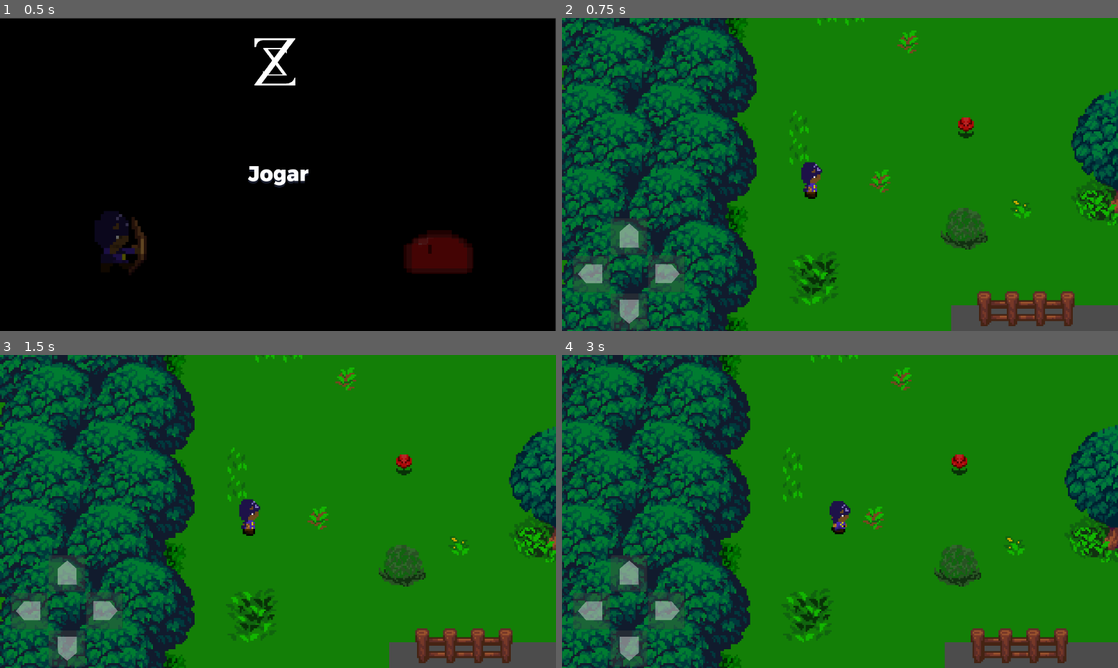
Above: before the commit, frames 1-4 (two rows, left to right).
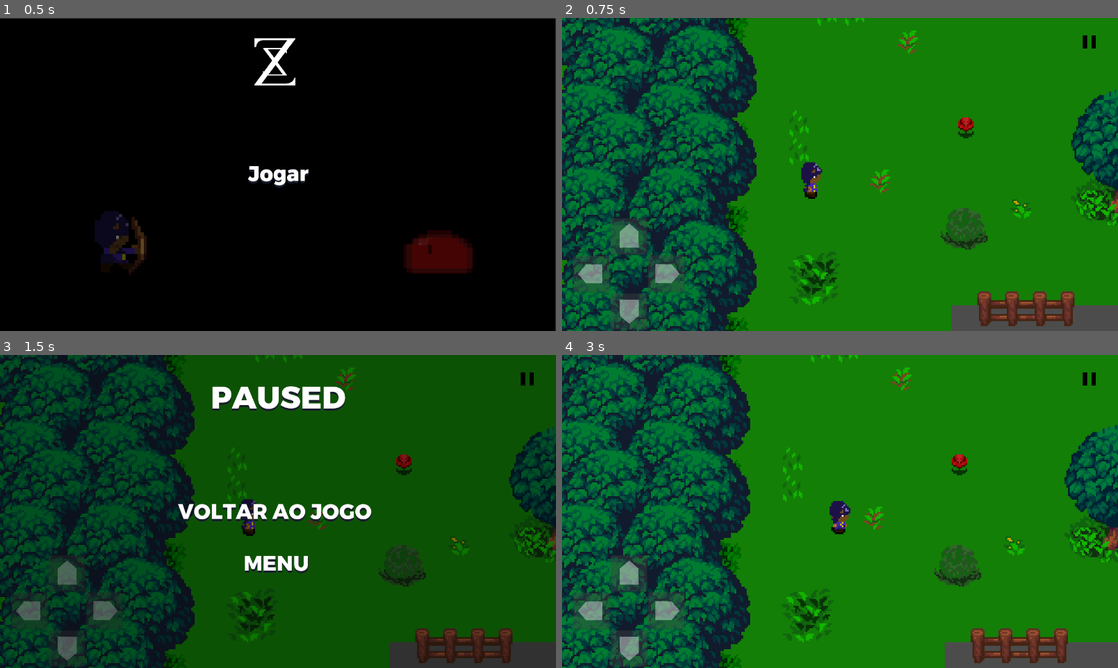
Above: after the commit, the same moments.

Repository: SynT8735/Blackout
Game: Godot game, scene res://Scenes/Menu/Menu.tscn
Same seed, same stepped clock (60 frames per second), same inputs: the game is played once before the commit and once after it.
Inputs (mouse positions are in pixels of both pictures, inside the frame that each line leads up to):
- Up to frame 1 (0.5 s): no input
- Up to frame 2 (0.75 s): click "Jogar" at 0.5 s
- Up to frame 3 (1.5 s): click (528, 380) at 1.27 s
- Up to frame 4 (3 s): click (840, 511) at 2 s, where only the run after the commit has a clickable "Voltar ao jogo"; tap Enter at 2.75 s; hold Right (ui_right) from 2.78 s (still down)

Frame 1 is identical in both runs. In frame 2, less than 0.1% of the frame differs, in the area x 93-96%, y 5-10%; in frame 3, 83%, in the area x 0-100%, y 0-100%; in frame 4, less than 0.1%.

Commit message:
Blackout_V2_0
Pause Button
UI Fixed

Diff:
--- a/Blackout/Organizado/Scenes/World.tscn
+++ b/Blackout/Organizado/Scenes/World.tscn
@@ -9,7 +9,8 @@
 [ext_resource path="res://assets/font/Montserrat-ExtraBold.otf" type="DynamicFontData" id=7]
 [ext_resource path="res://Scenes/Menu/Buttons/voltaraoJogo.tscn" type="PackedScene" id=8]
 [ext_resource path="res://Scenes/Menu/Buttons/voltaraoMenu.tscn" type="PackedScene" id=9]
-[ext_resource path="res://Scenes/player.tscn" type="PackedScene" id=10]
+[ext_resource path="res://assets/HUD/pause.png" type="Texture" id=10]
+[ext_resource path="res://Scenes/player.tscn" type="PackedScene" id=11]
 
 [sub_resource type="DynamicFont" id=1]
 size = 72
@@ -18,6 +19,10 @@
 [sub_resource type="StyleBoxEmpty" id=2]
 
 [sub_resource type="StyleBoxEmpty" id=3]
+
+[sub_resource type="StyleBoxEmpty" id=4]
+
+[sub_resource type="StyleBoxEmpty" id=5]
 
 [node name="World" type="Node"]
 __meta__ = {
@@ -29,6 +34,7 @@
 position = Vector2( 1, -2 )
 
 [node name="HUD" type="CanvasLayer" parent="."]
+editor/display_folded = true
 
 [node name="Gamepad" type="Node2D" parent="HUD"]
 
@@ -61,6 +67,7 @@
 
 [node name="Pause" type="Control" parent="PauseMenu"]
 pause_mode = 2
+editor/display_folded = true
 visible = false
 anchor_right = 1.0
 anchor_bottom = 1.0
@@ -102,7 +109,19 @@
 margin_bottom = 509.279
 custom_styles/focus = SubResource( 3 )
 
-[node name="Player" parent="." instance=ExtResource( 10 )]
+[node name="Button" type="Button" parent="PauseMenu"]
+pause_mode = 2
+margin_left = 1178.57
+margin_top = 26.6423
+margin_right = 1206.57
+margin_bottom = 48.6423
+rect_scale = Vector2( 2.5, 2.5 )
+custom_styles/pressed = SubResource( 4 )
+custom_styles/focus = SubResource( 5 )
+icon = ExtResource( 10 )
+flat = true
+
+[node name="Player" parent="." instance=ExtResource( 11 )]
 position = Vector2( 144.649, 242.714 )
 
 [node name="Camera2D2" type="Camera2D" parent="Player"]
@@ -113,5 +132,14 @@
 limit_right = 2500
 limit_bottom = 720
 editor_draw_limits = true
+[connection signal="pressed" from="HUD/Gamepad/left" to="Player" method="_on_left_pressed"]
+[connection signal="released" from="HUD/Gamepad/left" to="Player" method="_on_left_released"]
+[connection signal="pressed" from="HUD/Gamepad/right" to="Player" method="_on_right_pressed"]
+[connection signal="released" from="HUD/Gamepad/right" to="Player" method="_on_right_released"]
+[connection signal="pressed" from="HUD/Gamepad/down" to="Player" method="_on_down_pressed"]
+[connection signal="released" from="HUD/Gamepad/down" to="Player" method="_on_down_released"]
+[connection signal="pressed" from="HUD/Gamepad/up" to="Player" method="_on_up_pressed"]
+[connection signal="released" from="HUD/Gamepad/up" to="Player" method="_on_up_released"]
 [connection signal="pressed" from="PauseMenu/Pause/voltarJogo" to="PauseMenu/Pause" method="_on_Button_pressed"]
 [connection signal="pressed" from="PauseMenu/Pause/voltarMenu" to="PauseMenu/Pause" method="_on_voltarMenu_pressed"]
+[connection signal="pressed" from="PauseMenu/Button" to="PauseMenu/Pause" method="_on_Button_pressed"]
--- a/Blackout/Organizado/assets/scripts/KinematicBody2D.gd
+++ b/Blackout/Organizado/assets/scripts/KinematicBody2D.gd
@@ -68,26 +68,26 @@
 
 func _on_left_released():
 	touch_left = false
-	$Sprite.flip_h = true
-	$Sprite.play("Idle")
+	$AnimatedSprite.flip_h = true
+	$AnimatedSprite.play("Idle")
 	velocity.x = 0
 	is_walking = false
 
 func _on_right_released():
 	touch_right = false
-	$Sprite.play("Idle")
+	$AnimatedSprite.play("Idle")
 	velocity.x = 0
 	is_walking = false
 
 func _on_down_released():
 	touch_down = false
-	$Sprite.play("Idle_Front")
+	$AnimatedSprite.play("Idle_Front")
 	velocity.y = 0
 	is_walking = false
 
 func _on_up_released():
 	touch_up = false
-	$Sprite.play("Idle_Back")
+	$AnimatedSprite.play("Idle_Back")
 	velocity.y = 0
 	is_walking = false
 
--- a/Blackout/Organizado/tileset/Scene.tres
+++ b/Blackout/Organizado/tileset/Scene.tres
@@ -184,55 +184,55 @@
 [sub_resource type="ConvexPolygonShape2D" id=54]
 points = PoolVector2Array( 16, 16, 0, 16, 0, 0, 16, 0 )
 
+[sub_resource type="ConvexPolygonShape2D" id=55]
+points = PoolVector2Array( 0, 32, 0, 0, 32, 0, 32, 22.5862, 21.3509, 22.7208, 21.6201, 32 )
+
+[sub_resource type="ConvexPolygonShape2D" id=56]
+points = PoolVector2Array( 0, 0, 32, 0, 32, 32, 8.59692, 32, 8.73157, 22.5862, 0, 22.7208 )
+
+[sub_resource type="ConvexPolygonShape2D" id=57]
+points = PoolVector2Array( 8.32776, 0.141987, 32, 0.41116, 32, 32, 0, 32, 0, 9.29396, 8.59692, 9.29396 )
+
+[sub_resource type="ConvexPolygonShape2D" id=58]
+points = PoolVector2Array( 22.293, 8.75562, 32, 9.15938, 32, 32, 0, 32, 0, 0, 22.293, 0 )
+
+[sub_resource type="ConvexPolygonShape2D" id=59]
+points = PoolVector2Array( 7.64001, 10.5493, 14.617, 8.59573, 18.8033, 8.03757, 21.5941, 9.99115, 22.9895, 11.1075, 24.664, 15.2937, 25.7803, 18.0845, 25.7803, 20.0381, 25.7803, 22.2707, 22.1523, 24.2243, 19.6405, 25.3406, 16.5706, 26.1779, 16.0125, 26.4569, 16.0125, 26.4569, 13.7798, 25.8988, 12.1053, 25.3406, 7.36093, 23.108, 7.36093, 23.108, 7.08185, 22.8289, 4.5701, 19.4799, 4.5701, 19.2008, 5.12827, 16.41 )
+
+[sub_resource type="ConvexPolygonShape2D" id=60]
+points = PoolVector2Array( 37.5382, 0, 38.0034, 6.86415, 41.2593, 10.3527, 47.3061, 10.3527, 47.7712, 40.8191, 13.1186, 40.3539, 8.23469, 36.1677, 7.76954, 0 )
+
+[sub_resource type="ConvexPolygonShape2D" id=61]
+points = PoolVector2Array( 0, 9.88754, 5.86401, 9.88754, 11.2131, 7.32928, 9.81769, 0, 40.9818, 0, 39.5864, 32.9118, 35.6327, 41.0516, 0, 41.9819 )
+
+[sub_resource type="ConvexPolygonShape2D" id=62]
+points = PoolVector2Array( 0, 7.32928, 16, 7.09671, 16, 41.7493, 0, 42.4471, 0, 21.0508 )
+
+[sub_resource type="ConvexPolygonShape2D" id=63]
+points = PoolVector2Array( 0, 5.23618, 16, 5.70131, 16, 40.8191, 0, 41.0516 )
+
+[sub_resource type="ConvexPolygonShape2D" id=64]
+points = PoolVector2Array( 0, 6.39902, 8.00095, 6.63159, 16, 7.09671, 16, 40.1214, 0, 40.1214, 0, 18.9577 )
+
+[sub_resource type="ConvexPolygonShape2D" id=65]
+points = PoolVector2Array( 0.420593, 6.63159, 16, 6.16644, 16, 41.7493, 0, 41.7493 )
+
+[sub_resource type="ConvexPolygonShape2D" id=66]
+points = PoolVector2Array( 48, 7.13472, 48, 42.6944, 34.9362, 42.9269, 39.1224, 7.5766 )
+
+[sub_resource type="ConvexPolygonShape2D" id=67]
+points = PoolVector2Array( 14.2842, 42.299, 0, 41.1827, 0, 9.08829, 9.53977, 9.36737 )
+
+[sub_resource type="ConvexPolygonShape2D" id=68]
+points = PoolVector2Array( 0, 0, 16, 0, 16, 16, 0, 16 )
+
 [sub_resource type="ConvexPolygonShape2D" id=69]
-points = PoolVector2Array( 0, 32, 0, 0, 32, 0, 32, 22.5862, 21.3509, 22.7208, 21.6201, 32 )
+points = PoolVector2Array( 0, 0, 16, 0, 16, 16, 0, 16 )
 
 [sub_resource type="ConvexPolygonShape2D" id=70]
-points = PoolVector2Array( 0, 0, 32, 0, 32, 32, 8.59692, 32, 8.73157, 22.5862, 0, 22.7208 )
+points = PoolVector2Array( 0, 0, 16, 0, 16, 16, 0, 16 )
 
 [sub_resource type="ConvexPolygonShape2D" id=71]
-points = PoolVector2Array( 8.32776, 0.141987, 32, 0.41116, 32, 32, 0, 32, 0, 9.29396, 8.59692, 9.29396 )
-
-[sub_resource type="ConvexPolygonShape2D" id=72]
-points = PoolVector2Array( 22.293, 8.75562, 32, 9.15938, 32, 32, 0, 32, 0, 0, 22.293, 0 )
-
-[sub_resource type="ConvexPolygonShape2D" id=55]
-points = PoolVector2Array( 7.64001, 10.5493, 14.617, 8.59573, 18.8033, 8.03757, 21.5941, 9.99115, 22.9895, 11.1075, 24.664, 15.2937, 25.7803, 18.0845, 25.7803, 20.0381, 25.7803, 22.2707, 22.1523, 24.2243, 19.6405, 25.3406, 16.5706, 26.1779, 16.0125, 26.4569, 16.0125, 26.4569, 13.7798, 25.8988, 12.1053, 25.3406, 7.36093, 23.108, 7.36093, 23.108, 7.08185, 22.8289, 4.5701, 19.4799, 4.5701, 19.2008, 5.12827, 16.41 )
-
-[sub_resource type="ConvexPolygonShape2D" id=56]
-points = PoolVector2Array( 37.5382, 0, 38.0034, 6.86415, 41.2593, 10.3527, 47.3061, 10.3527, 47.7712, 40.8191, 13.1186, 40.3539, 8.23469, 36.1677, 7.76954, 0 )
-
-[sub_resource type="ConvexPolygonShape2D" id=57]
-points = PoolVector2Array( 0, 9.88754, 5.86401, 9.88754, 11.2131, 7.32928, 9.81769, 0, 40.9818, 0, 39.5864, 32.9118, 35.6327, 41.0516, 0, 41.9819 )
-
-[sub_resource type="ConvexPolygonShape2D" id=58]
-points = PoolVector2Array( 0, 7.32928, 16, 7.09671, 16, 41.7493, 0, 42.4471, 0, 21.0508 )
-
-[sub_resource type="ConvexPolygonShape2D" id=59]
-points = PoolVector2Array( 0, 5.23618, 16, 5.70131, 16, 40.8191, 0, 41.0516 )
-
-[sub_resource type="ConvexPolygonShape2D" id=60]
-points = PoolVector2Array( 0, 6.39902, 8.00095, 6.63159, 16, 7.09671, 16, 40.1214, 0, 40.1214, 0, 18.9577 )
-
-[sub_resource type="ConvexPolygonShape2D" id=61]
-points = PoolVector2Array( 0.420593, 6.63159, 16, 6.16644, 16, 41.7493, 0, 41.7493 )
-
-[sub_resource type="ConvexPolygonShape2D" id=62]
-points = PoolVector2Array( 48, 7.13472, 48, 42.6944, 34.9362, 42.9269, 39.1224, 7.5766 )
-
-[sub_resource type="ConvexPolygonShape2D" id=63]
-points = PoolVector2Array( 14.2842, 42.299, 0, 41.1827, 0, 9.08829, 9.53977, 9.36737 )
-
-[sub_resource type="ConvexPolygonShape2D" id=64]
-points = PoolVector2Array( 0, 0, 16, 0, 16, 16, 0, 16 )
-
-[sub_resource type="ConvexPolygonShape2D" id=65]
-points = PoolVector2Array( 0, 0, 16, 0, 16, 16, 0, 16 )
-
-[sub_resource type="ConvexPolygonShape2D" id=66]
-points = PoolVector2Array( 0, 0, 16, 0, 16, 16, 0, 16 )
-
-[sub_resource type="ConvexPolygonShape2D" id=67]
 points = PoolVector2Array( 76.0688, 10.7637, 88.46, 20.8106, 94.4882, 16.7918, 111.568, 9.08918, 133.671, 16.4569, 143. …(530 unchanged characters)…
 
 [resource]
Not shown: 1 places in Blackout/Organizado/Scenes/World.tscn that only renumber resources
Binary file added: Blackout/Organizado/assets/HUD/pause.png
Not shown, added: Blackout/Organizado/assets/HUD/pause.png.import
Not shown: 15 places in Blackout/Organizado/tileset/Scene.tres that only renumber resources
